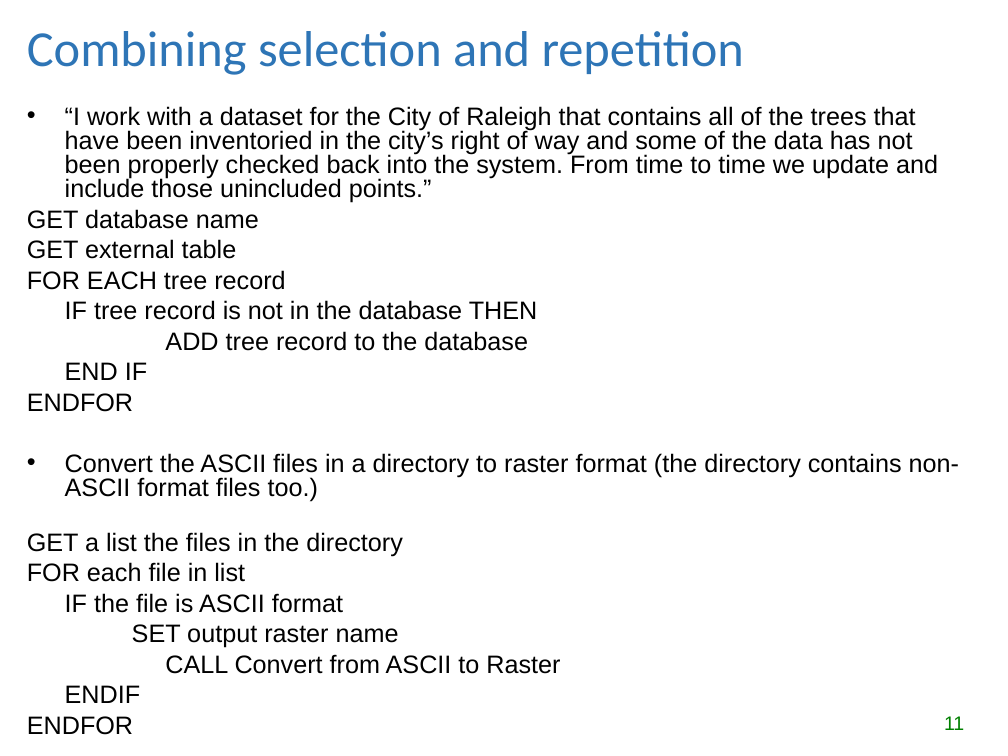
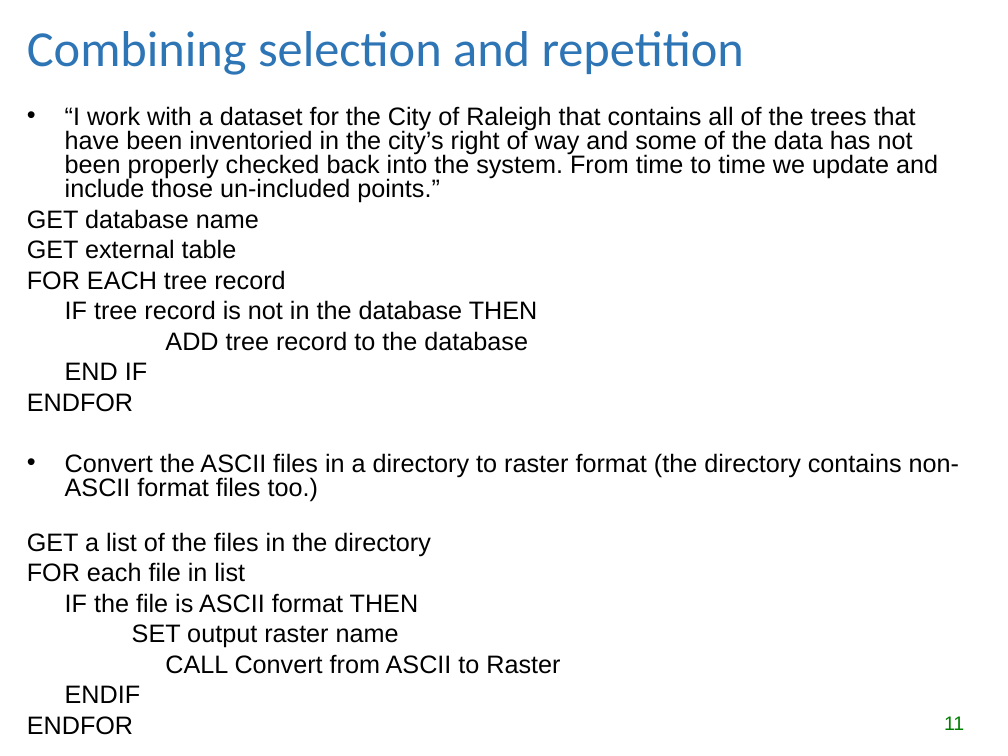
Before and after one commit to lgtateos/gis540, a slide deck: slide 11 of slides/pseudocode.ppt. Drawn at 1008x756 pixels with LibreOffice and Linux fonts; fonts in the diff are those of the drawing. Boxes give left, top, right and bottom in pixels: in the first picture for what was removed or moved away, otherwise in the second. Text is boxed around its words. In the diff, an @@ line names an element or a change of style, - is before the commit and + after.

```diff
--- a/slides/pseudocode.ppt
+++ b/slides/pseudocode.ppt
@@ text at box(65, 106, 938, 203): text changed @@
-• “I work with a dataset for the City of Raleigh that contains all of the trees that have been inventoried in the city’s right of way and some of the data has not been properly checked back into the system. From time to time we update and include those unincluded points.”
+• “I work with a dataset for the City of Raleigh that contains all of the trees that have been inventoried in the city’s right of way and some of the data has not been properly checked back into the system. From time to time we update and include those un-included points.”
@@ text at box(27, 532, 431, 557): text changed @@
-GET a list the files in the directory
+GET a list of the files in the directory
@@ text at box(65, 593, 419, 613): text changed @@
-IF the file is ASCII format
+IF the file is ASCII format THEN
```
Also in this commit, not shown: 1 other slide changed.
